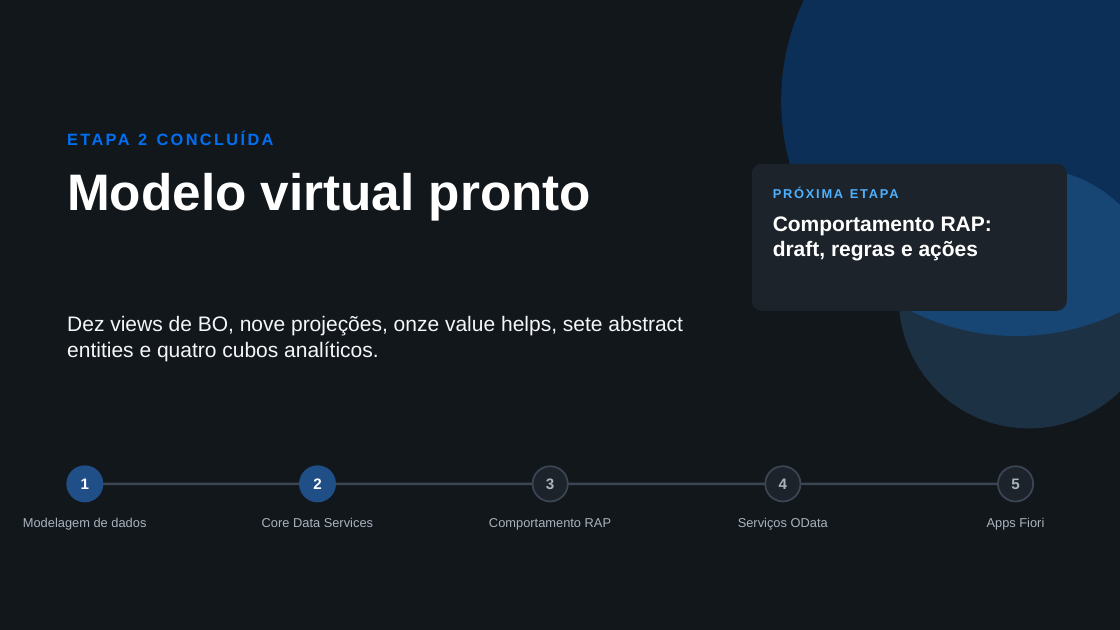
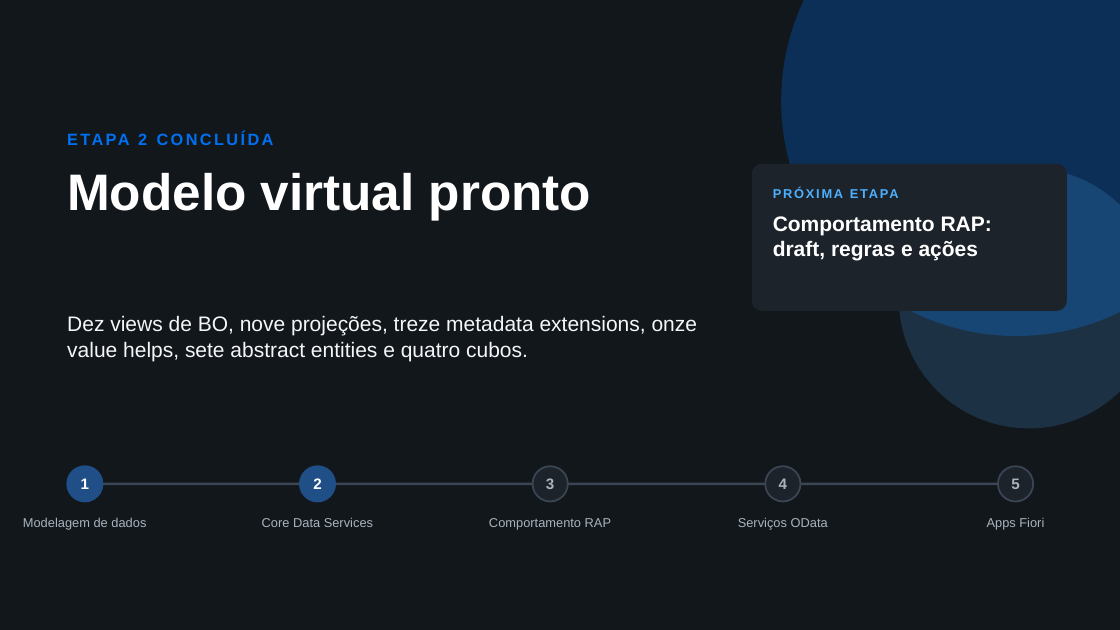
Before and after one commit to AdrianoBispo/sap-abap-rap-pedidos-de-compras-app, a slide deck: slide 33 of docs/apresentacoes/02-core-data-services.pptx (slide 13 before the commit). Drawn at 1120x630 pixels with LibreOffice and Linux fonts; fonts in the diff are those of the drawing. Boxes give left, top, right and bottom in pixels: in the first picture for what was removed or moved away, otherwise in the second. Text is boxed around its words. In the diff, an @@ line names an element or a change of style, - is before the commit and + after.

```diff
--- a/docs/apresentacoes/02-core-data-services.pptx
+++ b/docs/apresentacoes/02-core-data-services.pptx
@@ text at [67,315,698,361]: text changed @@
-Dez views de BO, nove projeções, onze value helps, sete abstract entities e quatro cubos analíticos.
+Dez views de BO, nove projeções, treze metadata extensions, onze value helps, sete abstract entities e quatro cubos.
```
Also in this commit, not shown: 8 other slides changed, 21 slides added, 1 slide removed, 1 other file.
